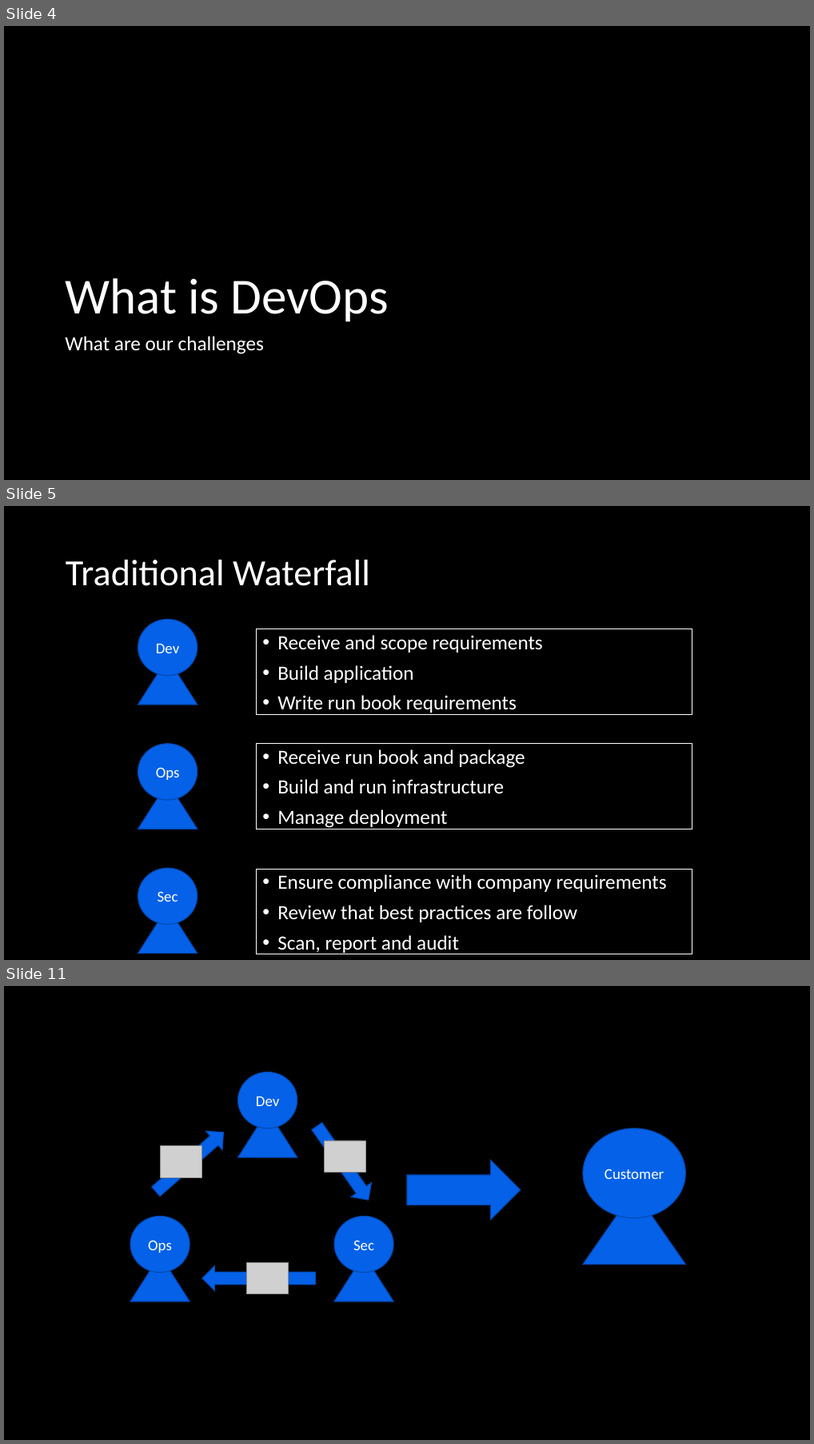
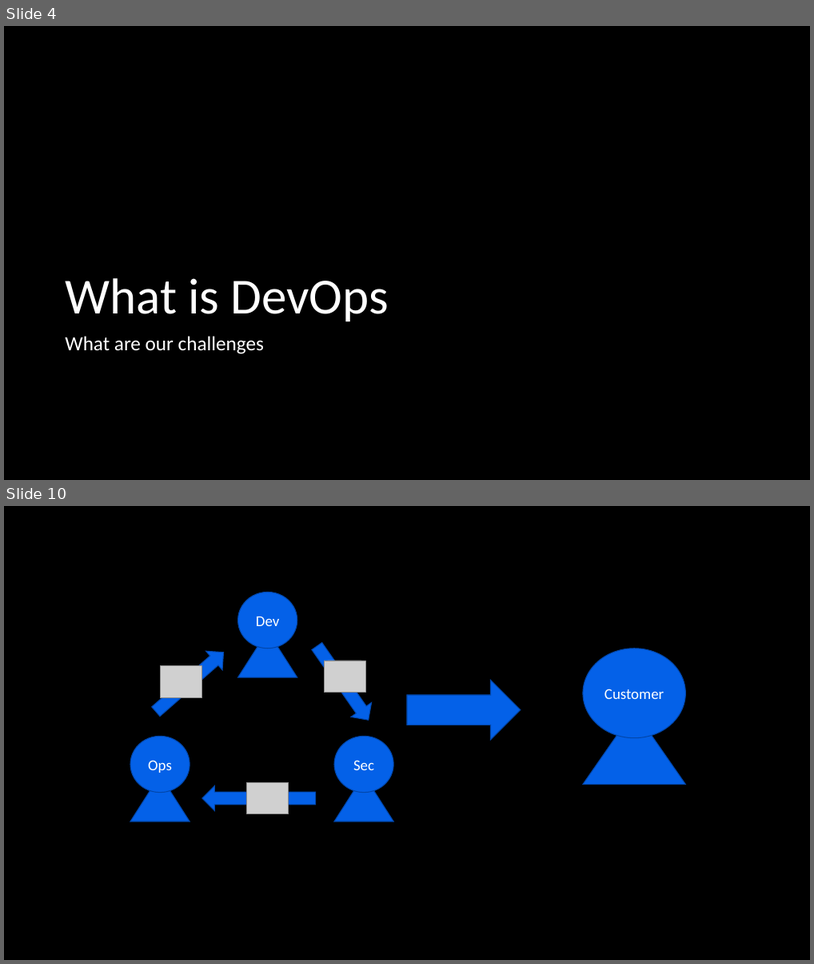
Before and after one commit to FraserPol/hashi-tech-excersise, a slide deck: Hashi-Demo-Preso.pptx. Shown one above the other, each under a label of ours: slides 4, 5 and 11 before the commit, slides 4 and 10 after it; the slides between them are not shown. The pictures are 814x1444 and 814x964 pixels, drawn with LibreOffice and Linux fonts; fonts in the diff are those of the drawing; grey boxes stand for pictures. Boxes give left, top, right and bottom in pixels: in the first picture for what was removed or moved away, otherwise in the second. Text is boxed around its words. In the diff, an @@ line names an element or a change of style, - is before the commit and + after.

```diff
--- a/Hashi-Demo-Preso.pptx
+++ b/Hashi-Demo-Preso.pptx
@@ slide 5 removed at <box>4,506,810,960</box>, background #000000 @@
@@ title removed at <box>66,560,370,586</box> @@
-Traditional Waterfall
@@ ellipse removed at <box>138,619,198,676</box> @@
-Dev
@@ rectangle removed at <box>257,629,693,715</box> @@
-• Receive and scope requirements
-• Build application
-• Write run book requirements
@@ triangle removed at <box>138,658,198,704</box> @@
@@ ellipse removed at <box>138,743,198,800</box> @@
-Ops
@@ rectangle removed at <box>257,743,693,828</box> @@
-• Receive run book and package
-• Build and run infrastructure
-• Manage deployment
@@ triangle removed at <box>138,783,198,829</box> @@
@@ ellipse removed at <box>138,868,198,924</box> @@
-Sec
@@ rectangle removed at <box>257,868,693,954</box> @@
-• Ensure compliance with company requirements
-• Review that best practices are follow
-• Scan, report and audit
@@ triangle removed at <box>138,907,198,953</box> @@
@@ what was slide 11 is now slide 10 @@
```
Also in this commit, not shown: 9 slides changed, 31 slides added, 2 other slides removed, 12 other files.
